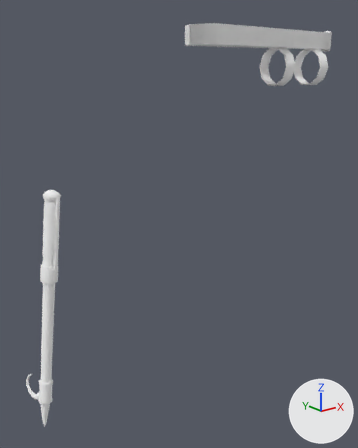
The glTF model public/models/armory/kit-oro.glb as it was, and as the next commit left it.
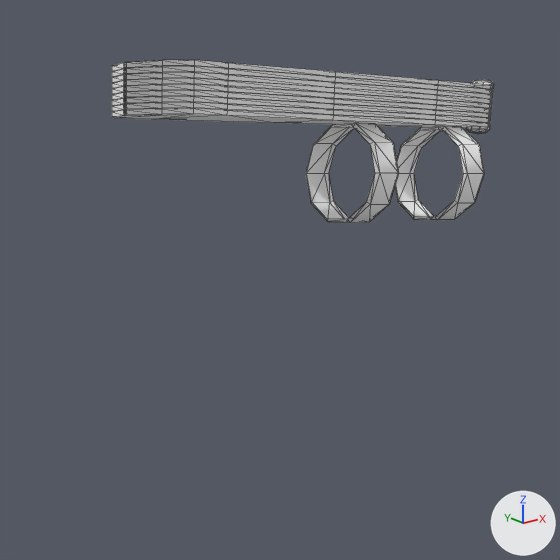
Old and new are each drawn whole from a camera (50 mm lens) standing at (-0.628, -0.844, 1.414) and looking at (0.172, 0.157, 1.013) and again close up on the part from 40% to 100% of the width and 0% to 48% of the height. Lighting does not change. The marker at lower right points along +X, +Y and +Z. The older version's two pictures come first. The close-ups show mesh edges as thin lines. Vertices at exactly the same position are counted once.

Objects in the first close-up: 'KitOro'.
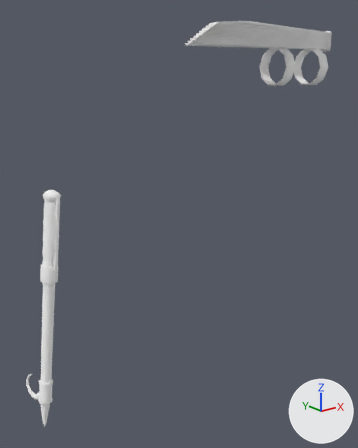
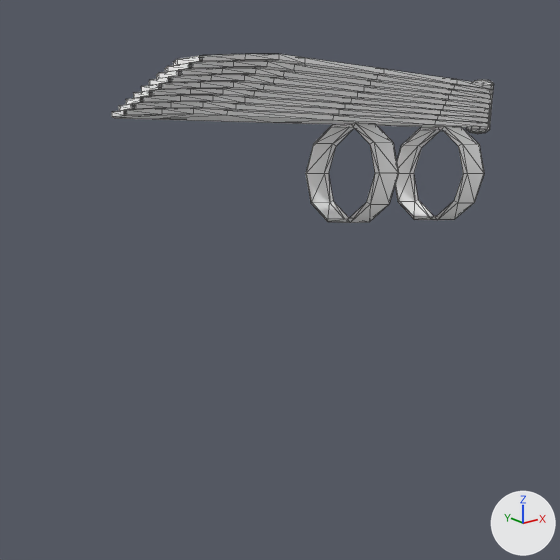
Commit message: M2 wave 2 area D: from the first film of the kit at 59bc7c7 (run 20261119T133530Z-59bc7c7-kit-w2-partial-x2)

Where the change shows, as pixel boxes (x1, y1, x2, y2) in the close-ups (560 x 560 px; the box of a moved part takes in the faces that stretch with it):
'KitOro', reshaped
    before: (112, 60, 494, 223)
    after: (112, 54, 494, 223)
part 1 of me_kitoro, moved or reshaped
    before: (112, 102, 489, 123)
    after: (119, 102, 490, 123)
part 2 of me_kitoro, moved or reshaped
    before: (112, 96, 490, 118)
    after: (126, 95, 490, 118)
part 3 of me_kitoro, moved or reshaped
    before: (112, 90, 490, 113)
    after: (133, 89, 491, 113)
part 4 of me_kitoro, moved or reshaped
    before: (112, 84, 491, 109)
    after: (141, 82, 491, 109)
part 5 of me_kitoro, moved or reshaped
    before: (112, 78, 491, 104)
    after: (149, 75, 492, 104)
part 6 of me_kitoro, moved or reshaped
    before: (112, 72, 491, 99)
    after: (156, 68, 492, 99)
part 7 of me_kitoro, moved or reshaped
    before: (112, 66, 492, 94)
    after: (165, 61, 493, 94)
part 8 of me_kitoro, moved or reshaped
    before: (112, 60, 492, 90)
    after: (173, 54, 493, 90)

Edits to the bpy script that builds the scene:
```text
Change me_kitoro:
    used by ob_kitoro; location = (0.0, 0.0, 0.0)
    remove me_kitoro.from_pydata(...)  # 798 vertices, 1342 faces; spans x -0.226..0.628, y 0.004..0.332, z 0.494..1.514
    add me_kitoro.from_pydata(...)  # 798 vertices, 1342 faces; spans x -0.226..0.628, y -0.071..0.332, z 0.494..1.514
    me_kitoro part 1: the loose piece of 28 vertices spanning x 0.131..0.617, y 0.011..0.12, z 1.47..1.475 is turned 1.3 degrees about the z axis through its middle, then moved by (0.0, -0.006, 0.0)
    me_kitoro part 2: the loose piece of 28 vertices spanning x 0.131..0.617, y 0.011..0.12, z 1.475..1.479 is turned 2.6 degrees about the z axis through its middle, then moved by (0.0, -0.011, 0.0)
    me_kitoro part 3: the loose piece of 28 vertices spanning x 0.131..0.617, y 0.011..0.12, z 1.48..1.484 is turned 3.9 degrees about the z axis through its middle, then moved by (0.0, -0.017, 0.0)
    me_kitoro part 4: the loose piece of 28 vertices spanning x 0.131..0.617, y 0.011..0.12, z 1.485..1.489 is turned 5.3 degrees about the z axis through its middle, then moved by (0.0, -0.022, 0.0)
    me_kitoro part 5: the loose piece of 28 vertices spanning x 0.131..0.617, y 0.011..0.12, z 1.489..1.494 is turned 6.6 degrees about the z axis through its middle, then moved by (0.0, -0.028, 0.0)
    me_kitoro part 6: the loose piece of 28 vertices spanning x 0.131..0.617, y 0.011..0.12, z 1.494..1.498 is turned 7.9 degrees about the z axis through its middle, then moved by (0.0, -0.033, 0.0)
    me_kitoro part 7: the loose piece of 28 vertices spanning x 0.131..0.617, y 0.011..0.12, z 1.499..1.503 is turned 9.2 degrees about the z axis through its middle, then moved by (0.001, -0.039, 0.0)
    me_kitoro part 8: the loose piece of 28 vertices spanning x 0.131..0.617, y 0.011..0.12, z 1.504..1.508 is turned 10.5 degrees about the z axis through its middle, then moved by (0.002, -0.044, 0.0)
    other edits to the shape of me_kitoro do not show in these pictures
```
